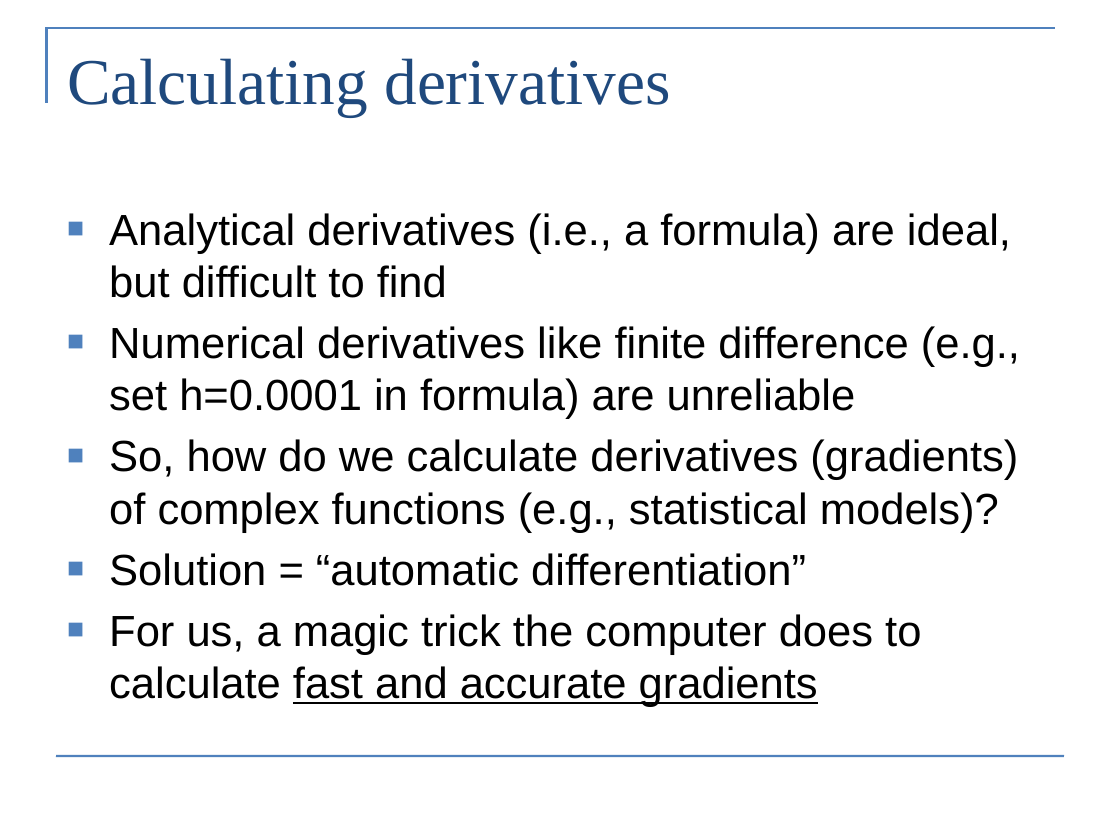
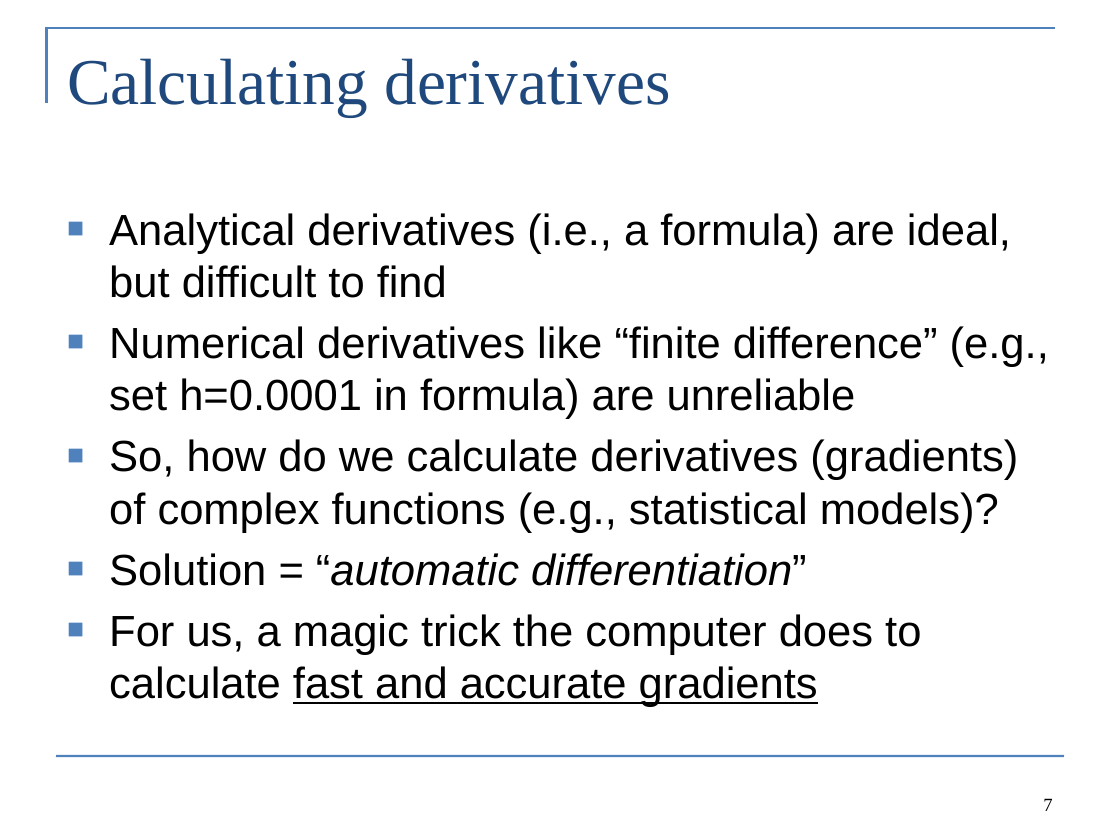
Before and after one commit to colemonnahan/tmb_workshop, a slide deck: slide 7 of day1/lecture1_maximum_likelihood.pptx (slide 5 before the commit). Drawn at 1120x840 pixels with LibreOffice and Linux fonts; fonts in the diff are those of the drawing. Boxes give left, top, right and bottom in pixels: in the first picture for what was removed or moved away, otherwise in the second. Text is boxed around its words. In the diff, an @@ line names an element or a change of style, - is before the commit and + after.

```diff
--- a/day1/lecture1_maximum_likelihood.pptx
+++ b/day1/lecture1_maximum_likelihood.pptx
@@ text at [109, 326, 1049, 419]: text changed @@
-■ Numerical derivatives like finite difference (e.g., set h=0.0001 in formula) are unreliable
+■ Numerical derivatives like “finite difference” (e.g., set h=0.0001 in formula) are unreliable
@@ text at [109, 553, 807, 586]: italic on in "“automatic differentiation”" @@
@@ page number added at [1043, 798, 1052, 811], 12 pt, text #000000 @@
+7
```
Also in this commit, not shown: 16 other slides changed, 3 slides added, 12 other files.
